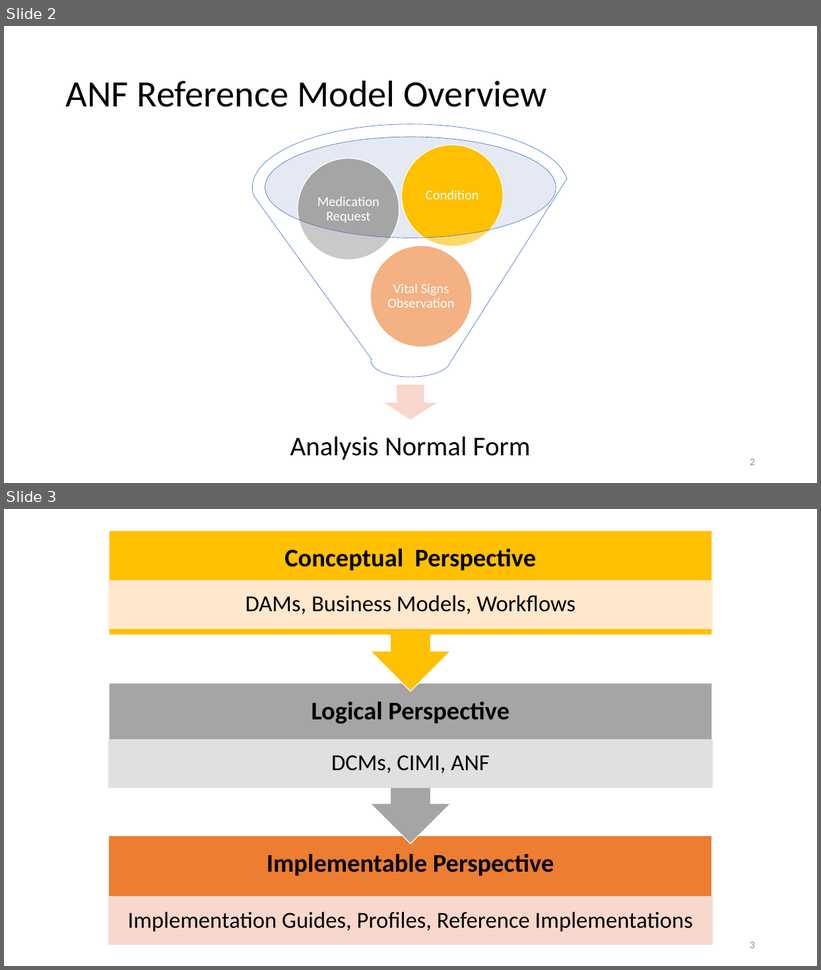
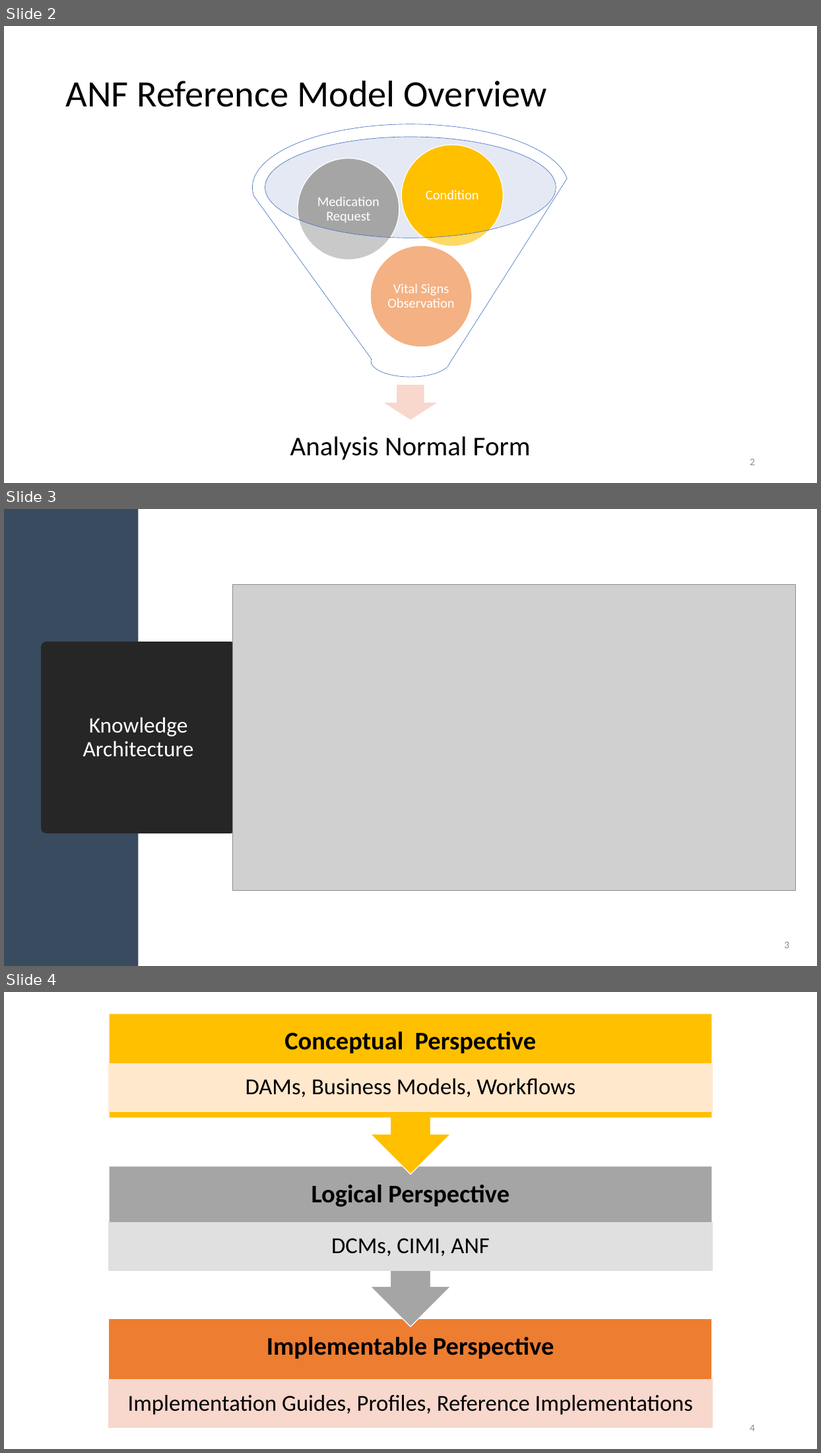
Before and after one commit to HL7/ANF, a slide deck: src/main/uml/doc/ANF Reference Model.pptx. Shown one above the other, each under a label of ours: slides 2 and 3 before the commit, slides 2, 3 and 4 after it. The pictures are 821x970 and 821x1453 pixels, drawn with LibreOffice and Linux fonts; fonts in the diff are those of the drawing; grey boxes stand for pictures. Boxes give left, top, right and bottom in pixels: in the first picture for what was removed or moved away, otherwise in the second. Text is boxed around its words. In the diff, an @@ line names an element or a change of style, - is before the commit and + after.

```diff
--- a/src/main/uml/doc/ANF Reference Model.pptx
+++ b/src/main/uml/doc/ANF Reference Model.pptx
@@ slide 3 added at [4,509,817,966], background #FFFFFF @@
@@ rectangle added at [4,509,138,966], fill #394B5F @@
@@ picture added at [233,584,796,891] @@
@@ title added at [47,648,230,828], fill #262626, outline #262626 13.75 pt, 26 pt, text #FFFFFF @@
+Knowledge Architecture
@@ page number added at [784,942,789,949], 12 pt, text #898989 @@
+3
@@ what was slide 3 is now slide 4 @@
@@ page number at [750,1425,755,1432]: text changed @@
-3
+4
```
Also in this commit, not shown: 4 slides changed, 7 slides removed.
